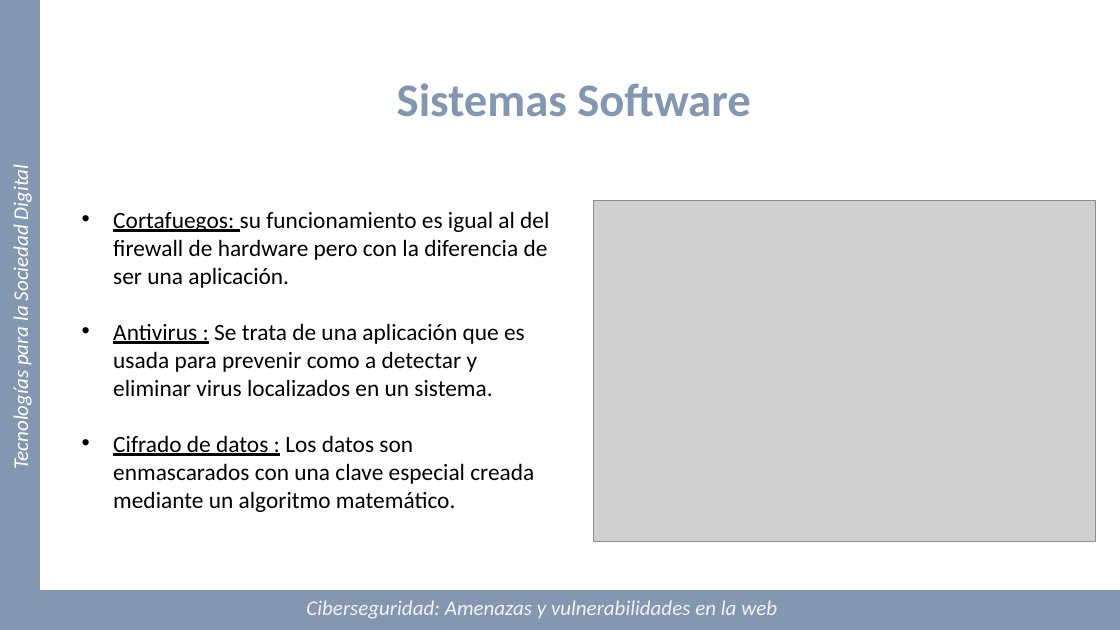
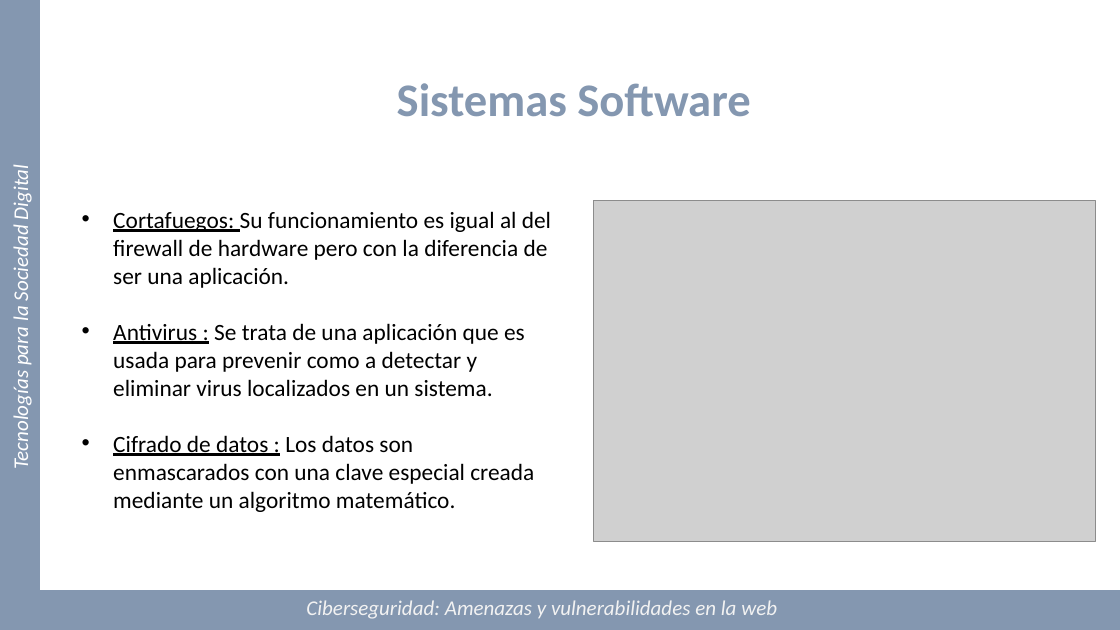
Before and after one commit to Marquez-David/TECNOLOGIAS-SOCIEDAD-DIGITAL, a slide deck: slide 29 of TF-E6/Presentacion/PresentaciónTFv5.pptx. Drawn at 1120x630 pixels with LibreOffice and Linux fonts; fonts in the diff are those of the drawing; grey boxes stand for pictures. Boxes give left, top, right and bottom in pixels: in the first picture for what was removed or moved away, otherwise in the second. Text is boxed around its words. In the diff, an @@ line names an element or a change of style, - is before the commit and + after.

```diff
--- a/TF-E6/Presentacion/PresentaciónTFv5.pptx
+++ b/TF-E6/Presentacion/PresentaciónTFv5.pptx
@@ text at (113,211,551,288): text changed @@
-• Cortafuegos: su funcionamiento es igual al del firewall de hardware pero con la diferencia de ser una aplicación.
+• Cortafuegos: Su funcionamiento es igual al del firewall de hardware pero con la diferencia de ser una aplicación.
```
Also in this commit, not shown: 1 other slide changed.
